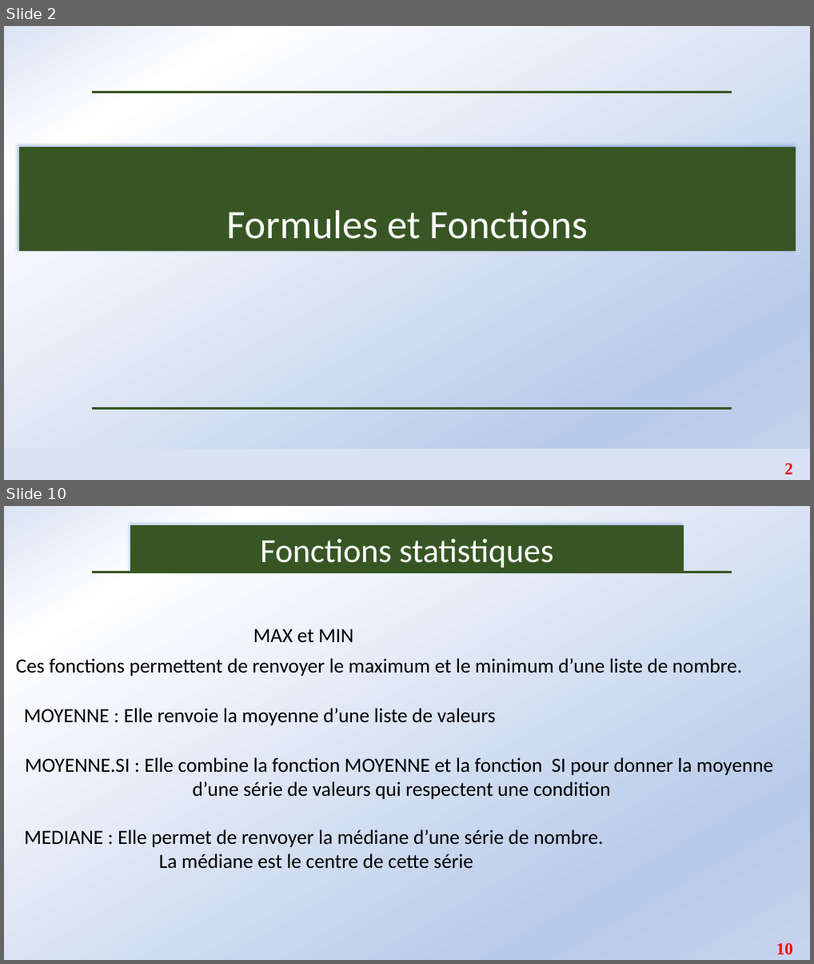
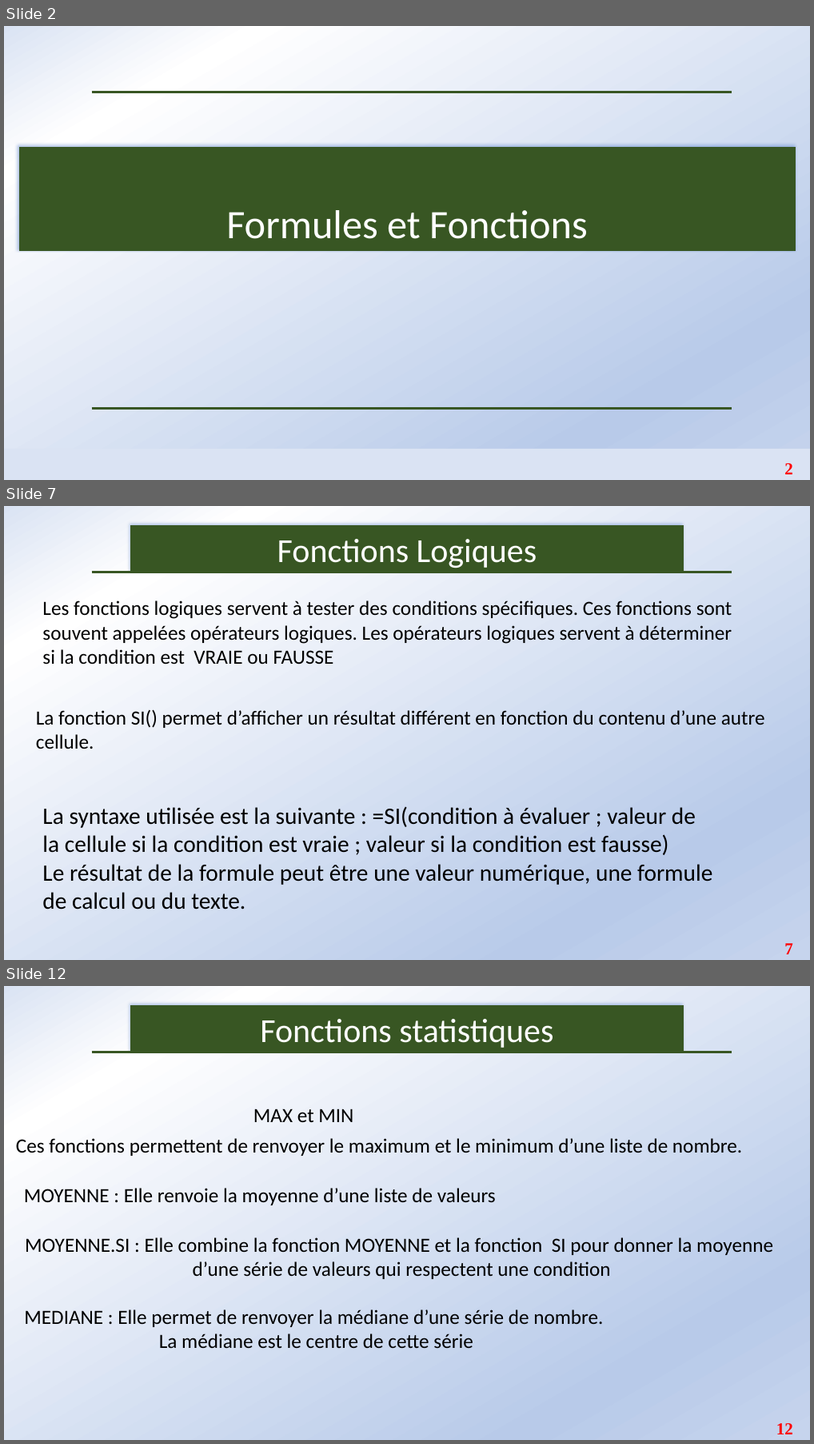
Before and after one commit to Abson-dev/Formation-Excel-IFDC, a slide deck: Cours/IFDC_2.pptx. Shown one above the other, each under a label of ours: slides 2 and 10 before the commit, slides 2, 7 and 12 after it; the slides between them are not shown. The pictures are 814x964 and 814x1444 pixels, drawn with LibreOffice and Linux fonts; fonts in the diff are those of the drawing. Boxes give left, top, right and bottom in pixels: in the first picture for what was removed or moved away, otherwise in the second. Text is boxed around its words. In the diff, an @@ line names an element or a change of style, - is before the commit and + after.

```diff
--- a/Cours/IFDC_2.pptx
+++ b/Cours/IFDC_2.pptx
@@ slide 7 added at (x1=4, y1=506, x2=810, y2=960), background gradient #DAE3F3 to #FFFFFF to #B8CAE9 to #C6D4ED @@
@@ rectangle added at (x1=131, y1=525, x2=684, y2=572), fill #385723, outline #385723 0.75 pt, 40 pt, text #FFFFFF @@
+Fonctions Logiques
@@ line added from (92, 572) to (732, 572), #385723 3 pt @@
@@ text added at (x1=42, y1=600, x2=733, y2=664), 24 pt, text #000000 @@
+Les fonctions logiques servent à tester des conditions spécifiques. Ces fonctions sont souvent appelées opérateurs logiques. Les opérateurs logiques servent à déterminer si la condition est VRAIE ou FAUSSE
@@ text added at (x1=36, y1=709, x2=766, y2=748), 24 pt, text #000000 @@
+La fonction SI() permet d’afficher un résultat différent en fonction du contenu d’une autre cellule.
@@ text added at (x1=42, y1=806, x2=713, y2=909), 28 pt, text #000000 @@
+La syntaxe utilisée est la suivante : =SI(condition à évaluer ; valeur de la cellule si la condition est vraie ; valeur si la condition est fausse)
+Le résultat de la formule peut être une valeur numérique, une formule de calcul ou du texte.
@@ page number added at (x1=785, y1=943, x2=794, y2=954), 20 pt, text #FF0000, bold @@
+7
@@ what was slide 10 is now slide 12 @@
@@ page number at (x1=777, y1=1423, x2=794, y2=1434): text changed @@
-10
+12
```
Also in this commit, not shown: 7 slides changed, 3 other slides added, 1 slide removed.
